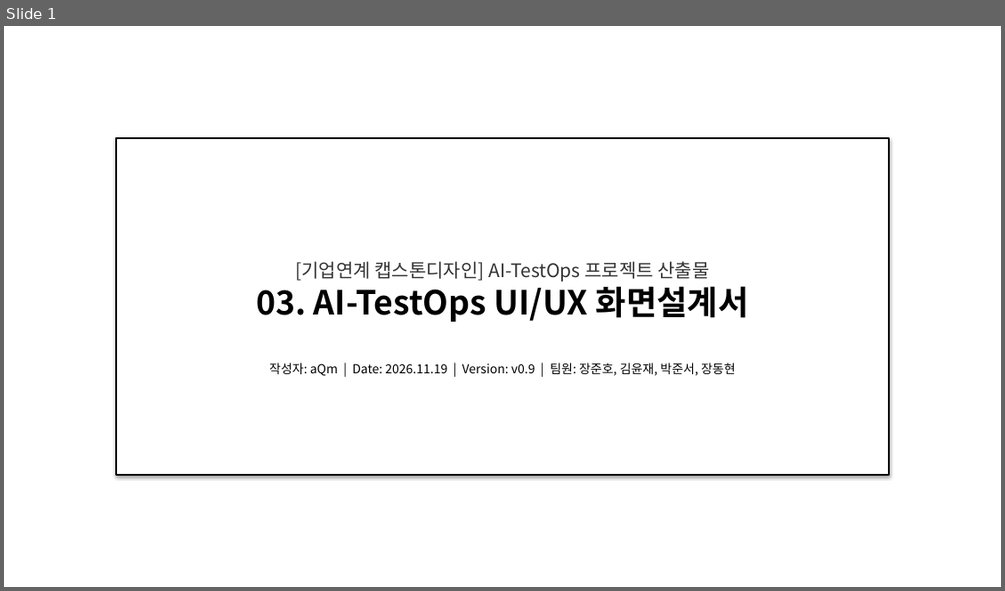
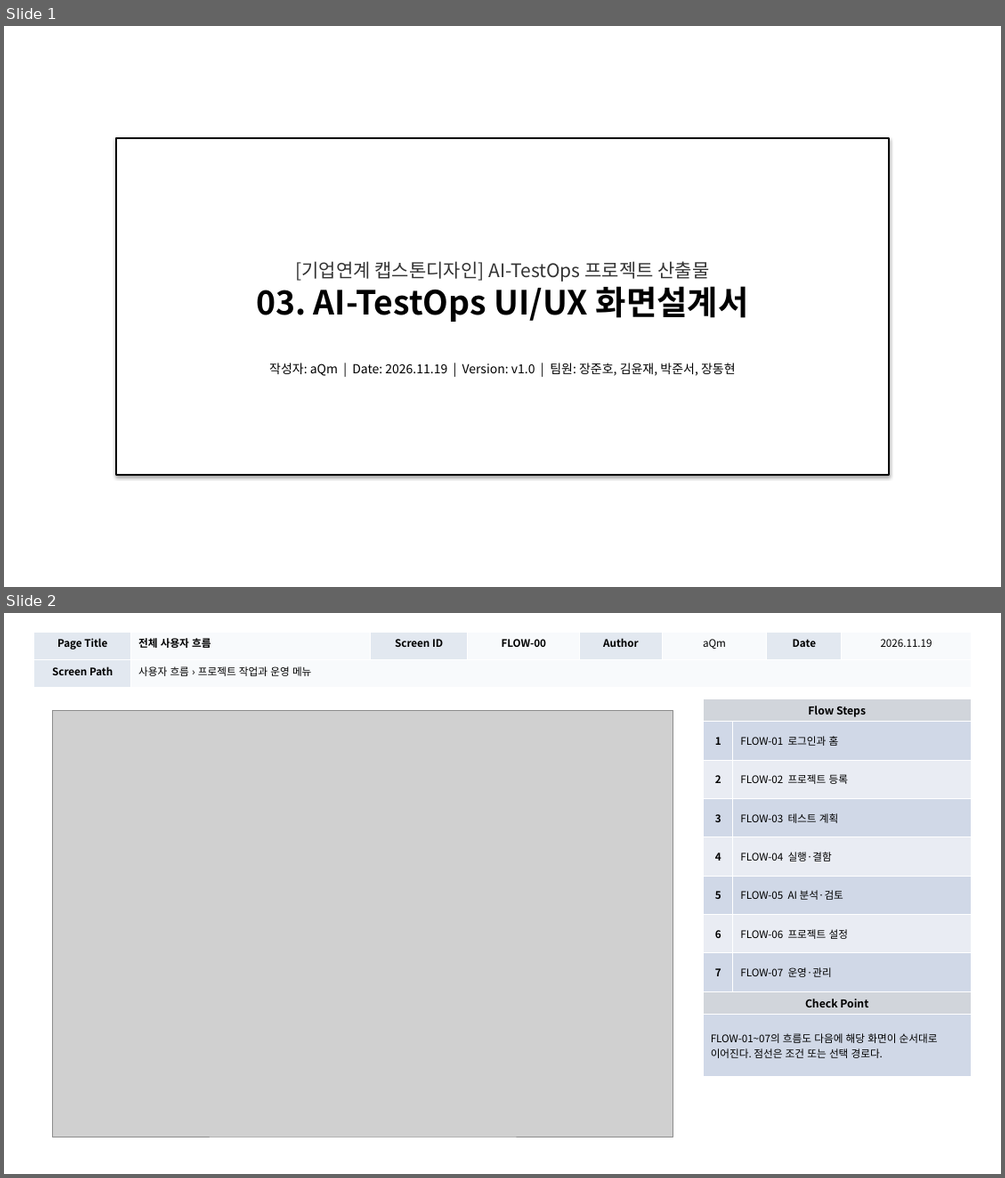
Before and after one commit to digitalist-corp/AI-TestOps, a slide deck: docs/aQm-산출물/AI-TestOps_UI설계서_(v1.0)_20261119.pptx. Shown one above the other, each under a label of ours: slide 1 before the commit, slides 1 and 2 after it. The pictures are 1005x591 and 1005x1178 pixels, drawn with LibreOffice and Linux fonts; fonts in the diff are those of the drawing; grey boxes stand for pictures. Boxes give left, top, right and bottom in pixels: in the first picture for what was removed or moved away, otherwise in the second. Text is boxed around its words. In the diff, an @@ line names an element or a change of style, - is before the commit and + after.

Commit message:
docs: UI 화면설계서 사용자 흐름과 조작 위치 보완

```diff
--- a/docs/aQm-산출물/AI-TestOps_UI설계서_(v1.0)_20261119.pptx
+++ b/docs/aQm-산출물/AI-TestOps_UI설계서_(v1.0)_20261119.pptx
@@ slide 2 added at box(4, 613, 1001, 1174), background #FFFFFF @@
@@ table added at box(34, 632, 971, 688), 2 rows, 8 columns @@
+Page Title | 전체 사용자 흐름 | Screen ID | FLOW-00 | Author | aQm | Date | 2026.11.19
+Screen Path | 사용자 흐름 › 프로젝트 작업과 운영 메뉴 |  |  |  |  |  | 
@@ picture added at box(53, 710, 673, 1136) @@
@@ table added at box(704, 699, 971, 1077), 10 rows, 2 columns @@
+Flow Steps | 
+1 | FLOW-01 로그인과 홈
+2 | FLOW-02 프로젝트 등록
+3 | FLOW-03 테스트 계획
+4 | FLOW-04 실행·결함
+5 | FLOW-05 AI 분석·검토
+6 | FLOW-06 프로젝트 설정
+7 | FLOW-07 운영·관리
+Check Point | 
+FLOW-01~07의 흐름도 다음에 해당 화면이 순서대로 이어진다. 점선은 조건 또는 선택 경로다. | 
@@ slide 1 changed as well @@
@@ text in rectangle at box(269, 362, 736, 376): text changed @@
-작성자: aQm | Date: 2026.11.19 | Version: v0.9 | 팀원: 장준호, 김윤재, 박준서, 장동현
+작성자: aQm | Date: 2026.11.19 | Version: v1.0 | 팀원: 장준호, 김윤재, 박준서, 장동현
```
Also in this commit, not shown: 24 other slides changed, 21 other slides added, 8 slides removed.
